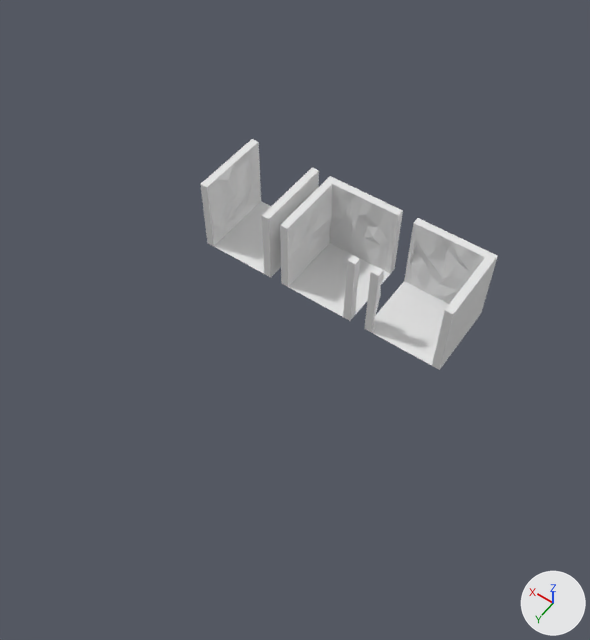
One commit to the FBX model Assets/Hallways2.fbx: the scene before it, then after it.
Both versions are drawn from a 50 mm camera at (-4.09, 6.83, 9.1) aimed at (0.07, 1.0, -0.06). Arrows for +X, +Y and +Z are at lower right; the lights stay in place. Where no turn or scale is listed for an object, it has been applied to the vertices.

The scene before the commit, as lines of its bpy script (objects in view):
```python
me_mesh = bpy.data.meshes.new('Mesh')
me_mesh.from_pydata(...)  # 294 vertices, 396 faces; spans x -0.6..0.6, y -0.6..0.6, z 0.0..1.2
me_mesh_001 = bpy.data.meshes.new('Mesh.001')
me_mesh_001.from_pydata(...)  # 292 vertices, 388 faces; spans x -1.0..1.0, y -1.0..1.0, z 0.0..1.18
me_mesh_002 = bpy.data.meshes.new('Mesh.002')
me_mesh_002.from_pydata(...)  # 292 vertices, 393 faces; spans x -1.0..1.0, y -1.0..1.0, z 0.0..1.18
ob_plane_004 = bpy.data.objects.new('Plane.004', me_mesh)
ob_plane_004.location = (1.39, 0.0, 0.0)
ob_plane_005 = bpy.data.objects.new('Plane.005', me_mesh_002)
ob_plane_005.location = (0.0, 0.0, 0.0)
ob_plane_005.scale = (0.6, 0.6, 1.01)
ob_plane_007 = bpy.data.objects.new('Plane.007', me_mesh_001)
ob_plane_007.location = (-1.44, 0.0, 0.0)
ob_plane_007.scale = (0.6, 0.6, 1.02)
```
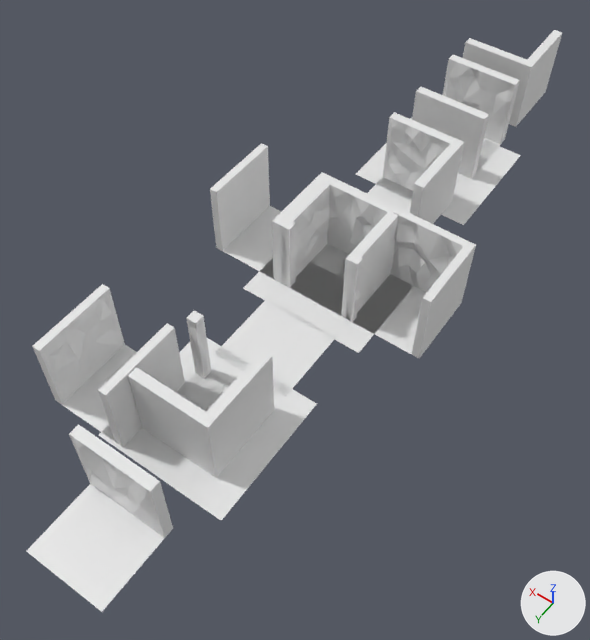
Boxes (x1, y1, x2, y2) around the edits, measured in the pictures (590 x 640 px):
'Plane.006', added: after (27, 424, 173, 612)
'Plane.007', reshaped, moved, rescaled: before (364, 218, 498, 370); after (346, 208, 476, 358)
'Plane.000', added: after (32, 284, 185, 447)
'Plane.005', reshaped, moved, rescaled: before (280, 176, 403, 321); after (279, 176, 397, 315)
'Plane.001', added: after (128, 310, 274, 478)
'Plane.008', added: after (99, 338, 317, 520)
'Plane.004', moved: before (200, 139, 319, 277); after (210, 143, 329, 282)
'Plane.002', added: after (280, 181, 398, 321)
'Plane.013', added: after (412, 55, 520, 179)
'Plane.010', added: after (367, 112, 464, 224)
'Plane.011', added: after (214, 300, 336, 397)
'Plane.009', added: after (243, 245, 413, 353)
'Plane.012', added: after (463, 30, 562, 127)
'Plane.003', added: after (356, 117, 521, 225)

Patch to the scene script:
```diff
--- a/Assets/Hallways2.fbx.py
+++ b/Assets/Hallways2.fbx.py
@@ me_mesh_001 @@
 # used by ob_plane_007; location = (-1.44, 0.0, 0.0); scale = (0.6, 0.6, 1.02)
-me_mesh_001.from_pydata(...)  # 292 vertices, 388 faces; spans x -1.0..1.0, y -1.0..1.0, z 0.0..1.18
+me_mesh_001.from_pydata(...)  # 292 vertices, 390 faces; spans x -0.6..0.6, y -0.6..0.6, z -0.01..1.21
+# me_mesh_001 part 1: 290 vertices removed from x -1.0..1.0, y -1.0..1.0, z 0.0..1.18; 290 vertices added at x -0.6..0.6, y -0.6..0.6, z -0.01..1.21
@@ me_mesh_002 @@
 # used by ob_plane_005; location = (0.0, 0.0, 0.0); scale = (0.6, 0.6, 1.01)
-me_mesh_002.from_pydata(...)  # 292 vertices, 393 faces; spans x -1.0..1.0, y -1.0..1.0, z 0.0..1.18
+me_mesh_002.from_pydata(...)  # 292 vertices, 392 faces; spans x -0.6..0.6, y -0.6..0.6, z 0.0..1.2
+# me_mesh_002 part 2: 290 vertices removed from x -1.0..1.0, y -1.0..1.0, z 0.0..1.18; 290 vertices added at x -0.6..0.6, y -0.6..0.6, z 0.0..1.2
@@ me_plane_006 @@
+me_plane_006.from_pydata([(-1.0, -1.0, 0.0), (1.0, -1.0, 0.0), (-1.0, 1.0, 0.0), (1.0, 1.0, 0.0)], [], [(0, 1, 3, 2)])
@@ me_plane_012 @@
+me_plane_012.from_pydata([(-0.6, -0.6, 0.0), (0.6, -0.6, 0.0), (-0.6, 0.6, 0.0), (0.6, 0.6, 0.0)], [], [(0, 1, 3, 2)])
@@ ob_plane_004 @@
 ob_plane_004 = bpy.data.objects.new('Plane.004', me_mesh)
-ob_plane_004.location = (1.39, 0.0, 0.0)
+ob_plane_004.location = (1.22, 0.0, 0.0)
@@ ob_plane_007 @@
 ob_plane_007 = bpy.data.objects.new('Plane.007', me_mesh_001)
-ob_plane_007.location = (-1.44, 0.0, 0.0)
-ob_plane_007.scale = (0.6, 0.6, 1.02)
+ob_plane_007.location = (-1.12, 0.0, 0.0)
@@ ob_plane_005 @@
 ob_plane_005 = bpy.data.objects.new('Plane.005', me_mesh_002)
-ob_plane_005.location = (0.0, 0.0, 0.0)
-ob_plane_005.scale = (0.6, 0.6, 1.01)
+ob_plane_005.location = (0.02, 0.0, 0.0)
@@ ob_plane_008 @@
+ob_plane_008 = bpy.data.objects.new('Plane.008', me_plane_006)
+ob_plane_008.location = (0.0, 3.0, 0.0)
@@ ob_plane_010 @@
+ob_plane_010 = bpy.data.objects.new('Plane.010', me_mesh_002_1)  # 316 vertices, 348 faces; spans x -0.6..0.6, y -0.6..0.6, z 0.0..1.2
+ob_plane_010.location = (0.0, -1.76, 0.0)
@@ ob_plane_012 @@
+ob_plane_012 = bpy.data.objects.new('Plane.012', me_mesh_001_1)  # 315 vertices, 347 faces; spans x -0.6..0.6, y -0.6..0.6, z 0.0..1.2
+ob_plane_012.location = (0.0, -5.22, 0.0)
@@ ob_plane_002 @@
+ob_plane_002 = bpy.data.objects.new('Plane.002', me_mesh_009)  # 362 vertices, 382 faces; spans x -0.6..0.6, y -0.6..0.6, z 0.0..1.2
+ob_plane_002.location = (0.0, 0.0, 0.0)
@@ ob_plane_006 @@
+ob_plane_006 = bpy.data.objects.new('Plane.006', me_mesh_003)  # 191 vertices, 202 faces; spans x -0.6..0.6, y -0.6..0.6, z 0.0..1.2
+ob_plane_006.location = (0.0, 5.0, 0.0)
@@ ob_plane_003 @@
+ob_plane_003 = bpy.data.objects.new('Plane.003', me_plane_006.copy())
+ob_plane_003.location = (0.0, -3.0, 0.0)
@@ ob_plane_013 @@
+ob_plane_013 = bpy.data.objects.new('Plane.013', me_mesh_1)  # 368 vertices, 385 faces; spans x -0.6..0.6, y -0.6..0.6, z 0.0..1.2
+ob_plane_013.location = (0.0, -3.6, 0.0)
@@ ob_plane_000 @@
+ob_plane_000 = bpy.data.objects.new('Plane.000', me_mesh_007)  # 294 vertices, 396 faces; spans x -0.6..0.6, y -0.6..0.6, z 0.0..1.2
+ob_plane_000.location = (1.22, 3.35, 0.0)
@@ ob_plane_001 @@
+ob_plane_001 = bpy.data.objects.new('Plane.001', me_mesh_008)  # 362 vertices, 385 faces; spans x -0.6..0.6, y -0.6..0.6, z 0.0..1.2
+ob_plane_001.location = (0.0, 3.0, 0.0)
@@ ob_plane_011 @@
+ob_plane_011 = bpy.data.objects.new('Plane.011', me_plane_012)
+ob_plane_011.location = (0.0, 1.55, 0.0)
@@ ob_plane_009 @@
+ob_plane_009 = bpy.data.objects.new('Plane.009', me_plane_006.copy())
+ob_plane_009.location = (0.0, 0.0, 0.0)
```
